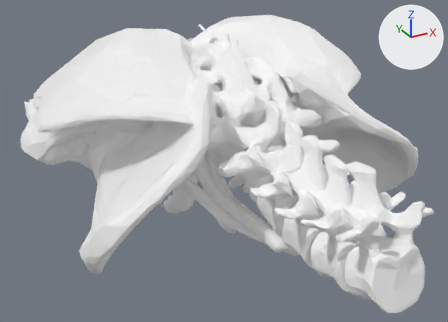
The glTF model apps/web/public/models/pelvis.glb: old version first, new version second.
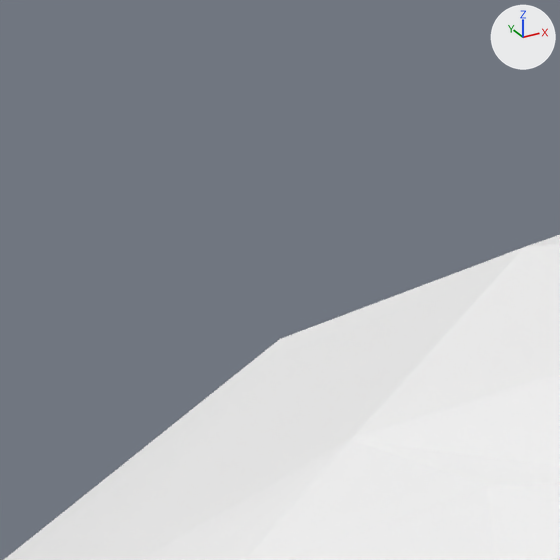
The first picture shows the older version from a 50 mm camera at (-232.0, -1279.0, 119.0) aimed at (4.0, -851.0, -96.0). The close-ups show the older and then the newer version on the part from 15% to 28% of the width and 2% to 19% of the height of that picture. Only the edits that show in the close-ups are written down. The axes (+X, +Y, +Z) are drawn at upper right. The lights are the same throughout. Where no turn or scale is listed for an object, it has been applied to the vertices.

The older version as bpy lines, for what is in view:
```python
me_gluteus_maximus = bpy.data.meshes.new('gluteus-maximus')
me_gluteus_maximus.from_pydata(...)  # 565 vertices, 1122 faces; spans x -145.0..145.0, y -132.0..132.0, z -49.0..49.0
me_gluteus_maximus.materials.append(mat_part)  # white #ffffff
ob_gluteus_maximus = bpy.data.objects.new('gluteus-maximus', me_gluteus_maximus)
ob_gluteus_maximus.location = (0.0, -800.15, -28.73)
```
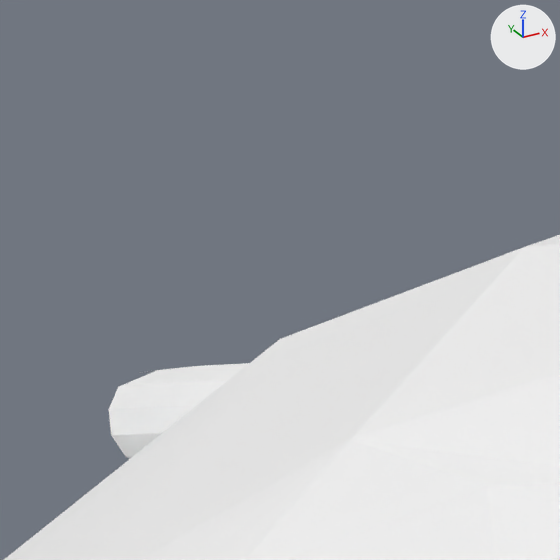
Location of each change, [x1, y1, x2, y2] in pixels of the close-ups (560 x 560 px):
```json
{"object": "sciatic-nerves", "change": "added", "after": [109, 363, 249, 459]}
```

Edits to the scene script, one JSON object a line:
```json
{"op": "add", "block": "me_sciatic_nerves", "code": ["me_sciatic_nerves = bpy.data.meshes.new('sciatic-nerves')", "me_sciatic_nerves.from_pydata(...)  # 1639 vertices, 3126 faces; spans x -74.0..74.0, y -102.0..102.0, z -28.0..28.0", "me_sciatic_nerves.materials.append(mat_part)  # white #ffffff"]}
{"op": "add", "block": "ob_sciatic_nerves", "code": ["ob_sciatic_nerves = bpy.data.objects.new('sciatic-nerves', me_sciatic_nerves)", "ob_sciatic_nerves.location = (0.0, -815.58, -28.97)"]}
```
